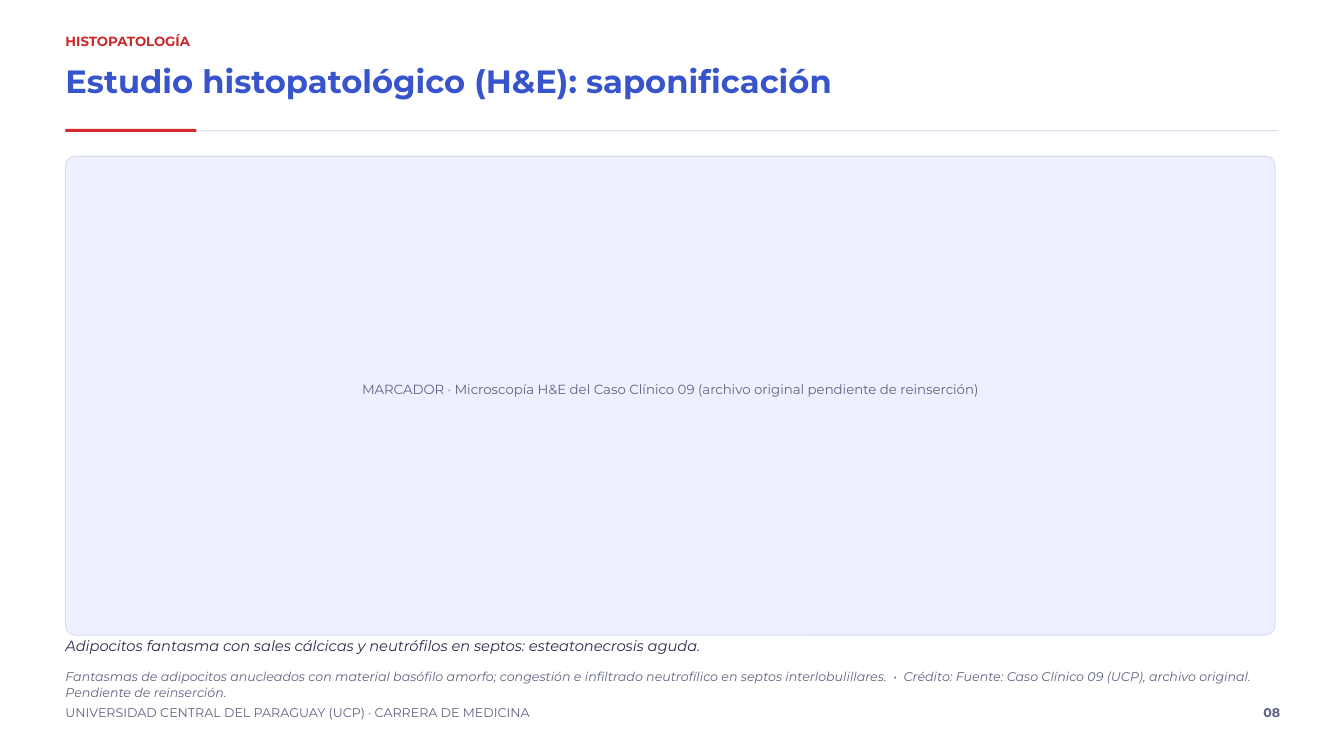
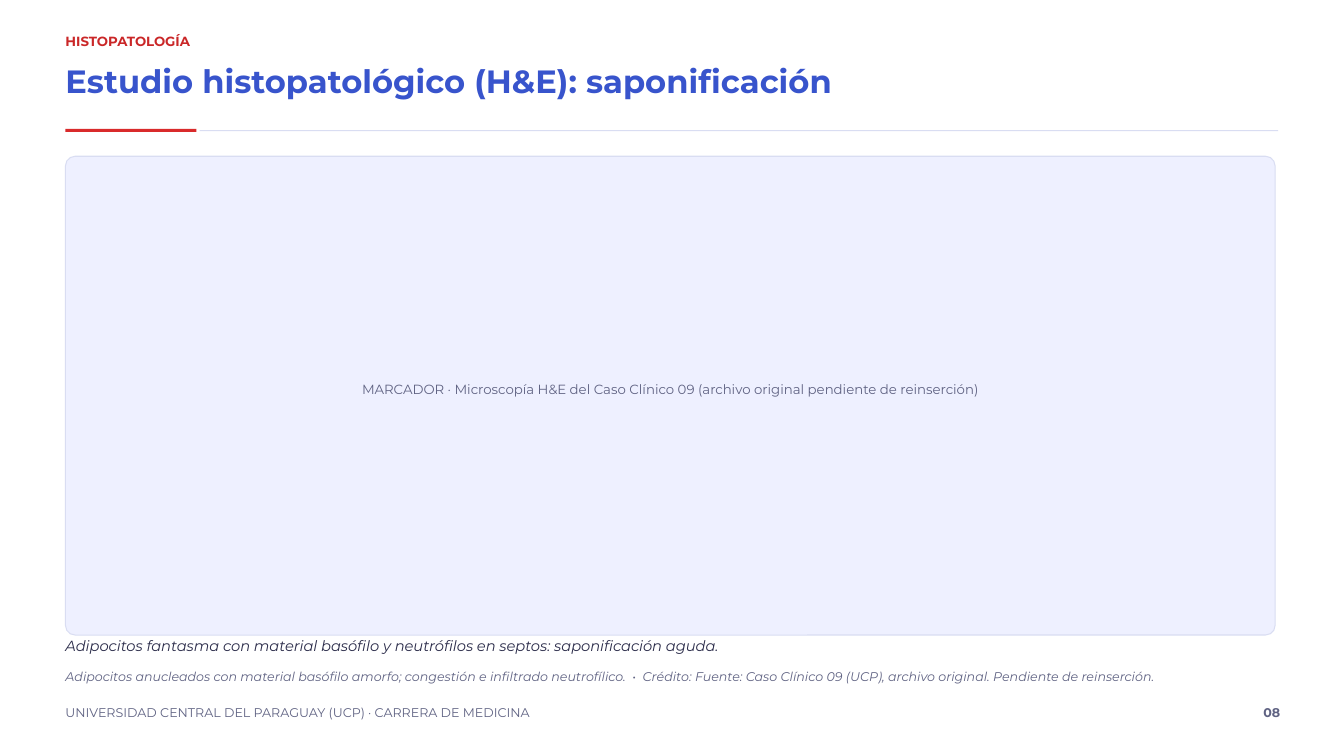
Before and after one commit to rpsin9096/slide-repo-v1, a slide deck: slide 8 of entregas-es/pancreatitis-biliar/Pancreatitis_biliar_12_diapositivas_es.pptx. Drawn at 1344x756 pixels with LibreOffice and Linux fonts; fonts in the diff are those of the drawing. Boxes give left, top, right and bottom in pixels: in the first picture for what was removed or moved away, otherwise in the second. Text is boxed around its words. In the diff, an @@ line names an element or a change of style, - is before the commit and + after.

```diff
--- a/entregas-es/pancreatitis-biliar/Pancreatitis_biliar_12_diapositivas_es.pptx
+++ b/entregas-es/pancreatitis-biliar/Pancreatitis_biliar_12_diapositivas_es.pptx
@@ text at (x1=65, y1=640, x2=719, y2=654): text changed @@
-Adipocitos fantasma con sales cálcicas y neutrófilos en septos: esteatonecrosis aguda.
+Adipocitos fantasma con material basófilo y neutrófilos en septos: saponificación aguda.
@@ text at (x1=65, y1=671, x2=1155, y2=684): text changed @@
-Fantasmas de adipocitos anucleados con material basófilo amorfo; congestión e infiltrado neutrofílico en septos interlobulillares. • Crédito: Fuente: Caso Clínico 09 (UCP), archivo original. Pendiente de reinserción.
+Adipocitos anucleados con material basófilo amorfo; congestión e infiltrado neutrofílico. • Crédito: Fuente: Caso Clínico 09 (UCP), archivo original. Pendiente de reinserción.
```
Also in this commit, not shown: 8 other slides changed, 3 other files.
